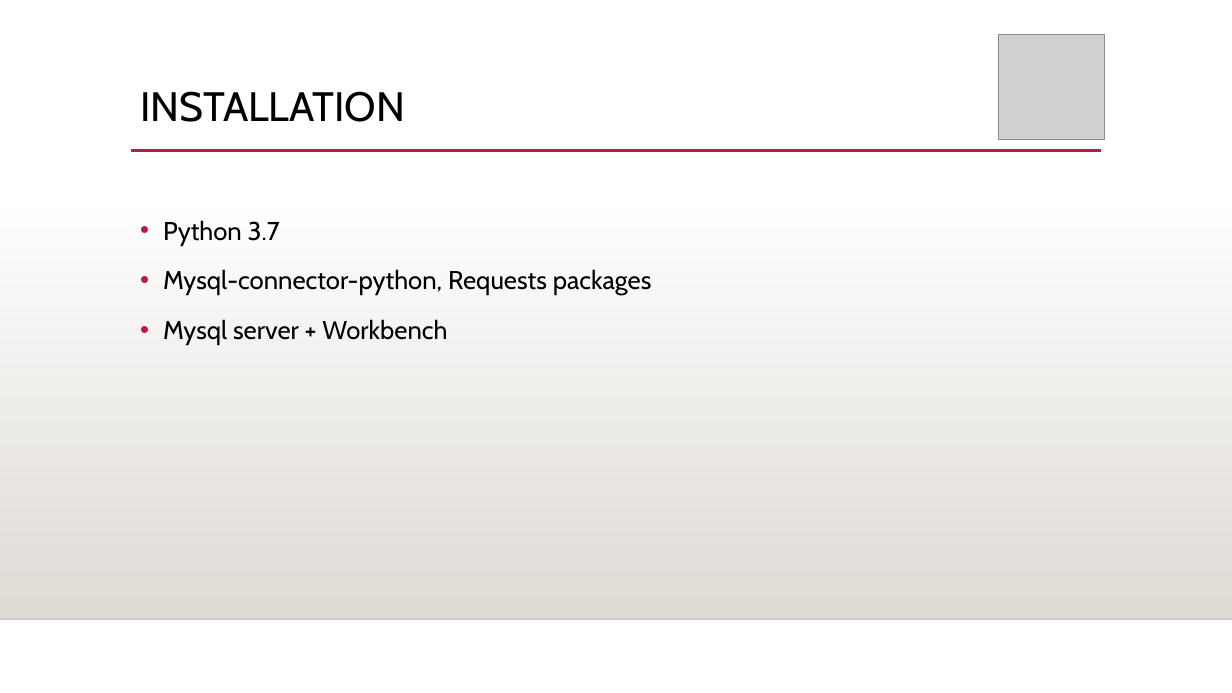
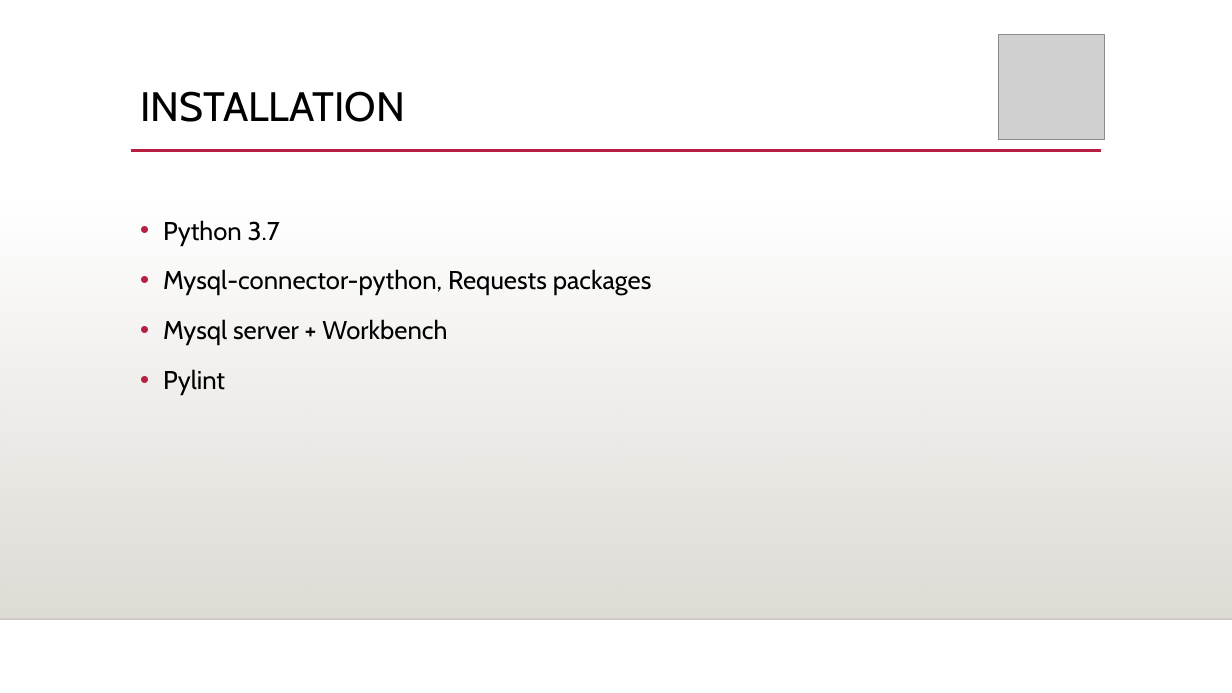
Before and after one commit to Goro-Majima/OpenFoodFacts, a slide deck: slide 4 of SLIDESHOW PROJECT 5.pptx. Drawn at 1232x693 pixels with LibreOffice and Linux fonts; fonts in the diff are those of the drawing; grey boxes stand for pictures; background and template pictures are left out. Boxes give left, top, right and bottom in pixels: in the first picture for what was removed or moved away, otherwise in the second. Text is boxed around its words. In the diff, an @@ line names an element or a change of style, - is before the commit and + after.

```diff
--- a/SLIDESHOW PROJECT 5.pptx
+++ b/SLIDESHOW PROJECT 5.pptx
@@ text at (x1=163, y1=369, x2=225, y2=395): paragraph added @@
+• Pylint
```
Also in this commit, not shown: 3 other slides changed, 8 slides added, 2 slides removed, 1 other file.
